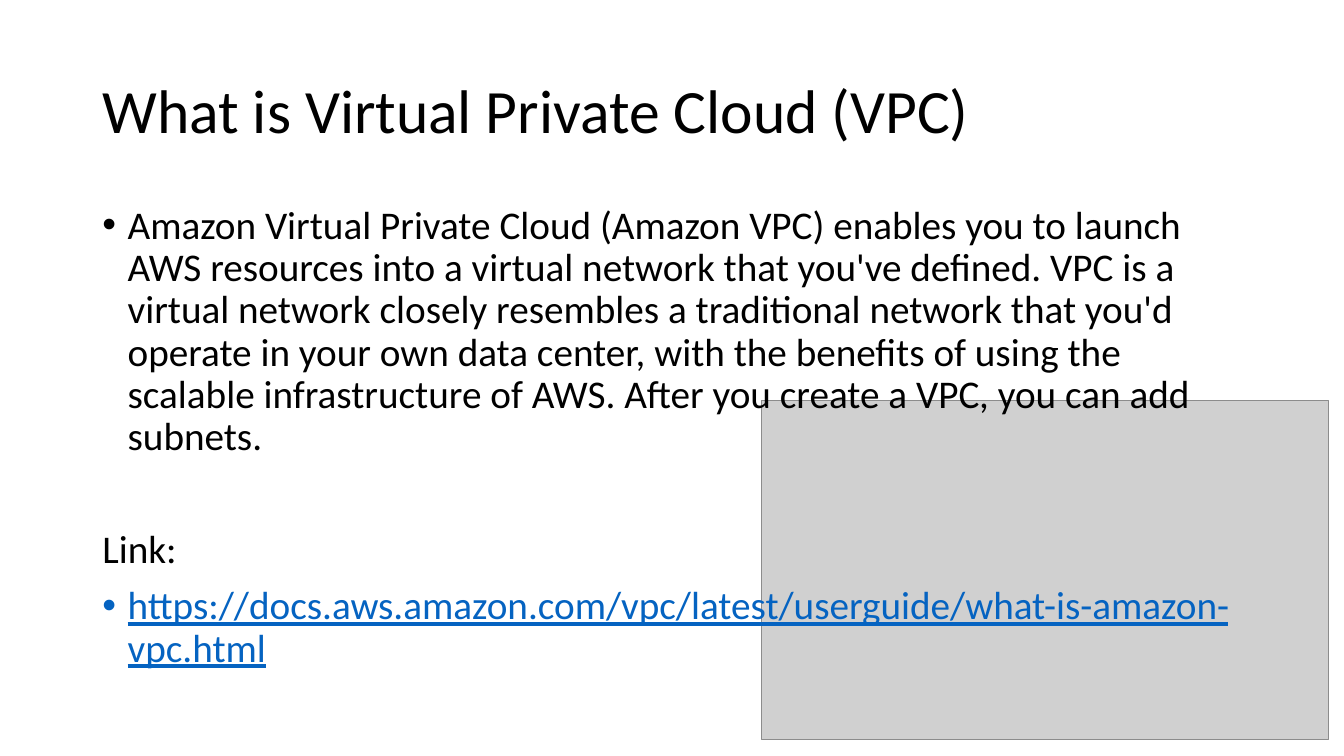
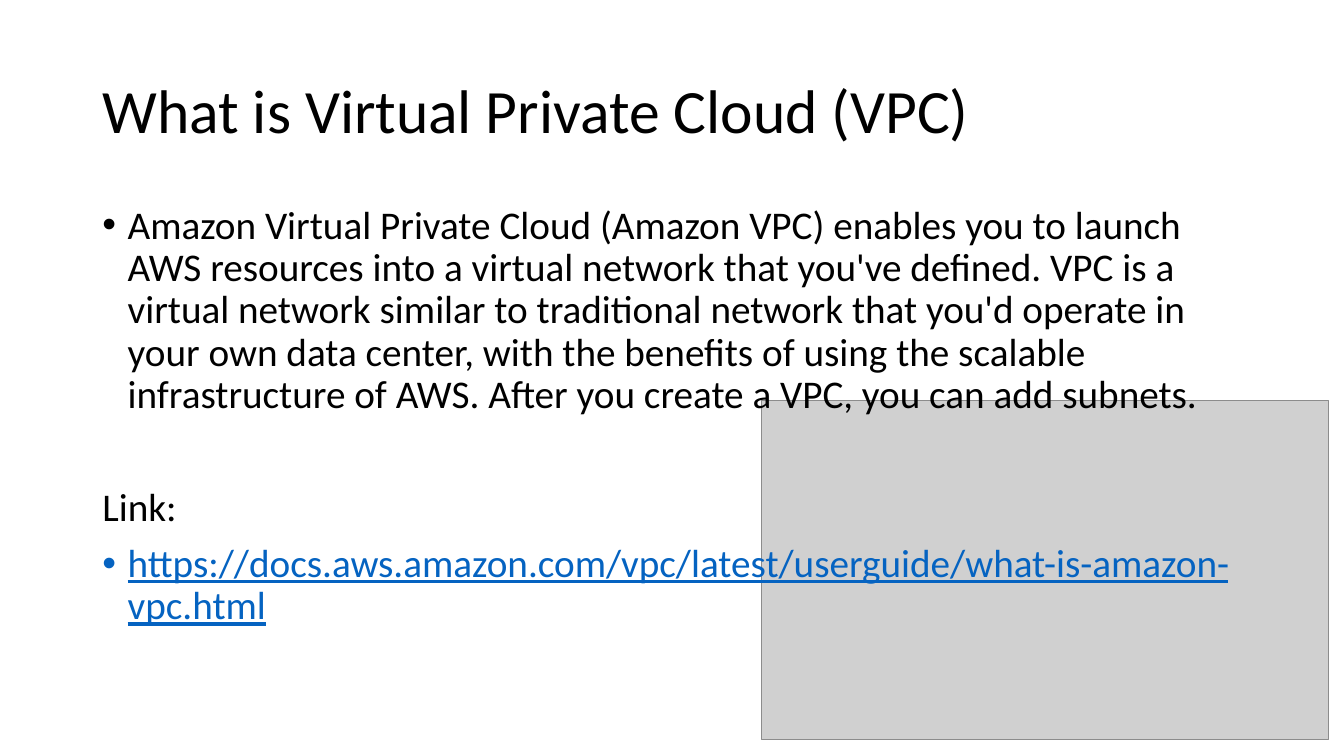
Before and after one commit to beeeiruuui/GitShare, a slide deck: slide 4 of FYPPresentation.pptx (slide 5 before the commit). Drawn at 1344x756 pixels with LibreOffice and Linux fonts; fonts in the diff are those of the drawing; grey boxes stand for pictures. Boxes give left, top, right and bottom in pixels: in the first picture for what was removed or moved away, otherwise in the second. Text is boxed around its words. In the diff, an @@ line names an element or a change of style, - is before the commit and + after.

```diff
--- a/FYPPresentation.pptx
+++ b/FYPPresentation.pptx
@@ text at [128, 210, 1197, 418]: text changed @@
-• Amazon Virtual Private Cloud (Amazon VPC) enables you to launch AWS resources into a virtual network that you've defined. VPC is a virtual network closely resembles a traditional network that you'd operate in your own data center, with the benefits of using the scalable infrastructure of AWS. After you create a VPC, you can add subnets.
+• Amazon Virtual Private Cloud (Amazon VPC) enables you to launch AWS resources into a virtual network that you've defined. VPC is a virtual network similar to traditional network that you'd operate in your own data center, with the benefits of using the scalable infrastructure of AWS. After you create a VPC, you can add subnets.
```
Also in this commit, not shown: 3 other slides changed, 1 slide added, 1 slide removed.
